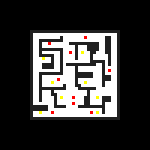
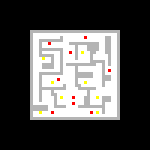
Two versions of the same layered image (150x150). Layer-by-layer changes:
painted on "Fundo" over 30, 30, 120, 120
